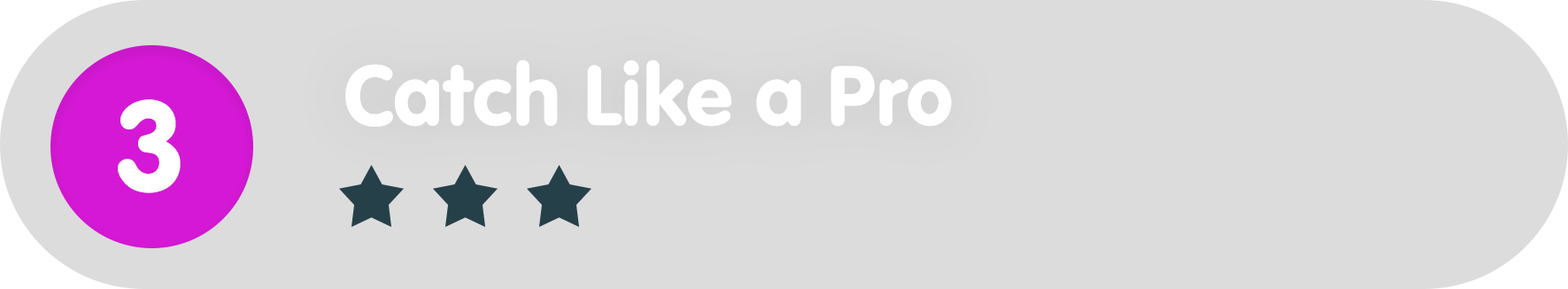
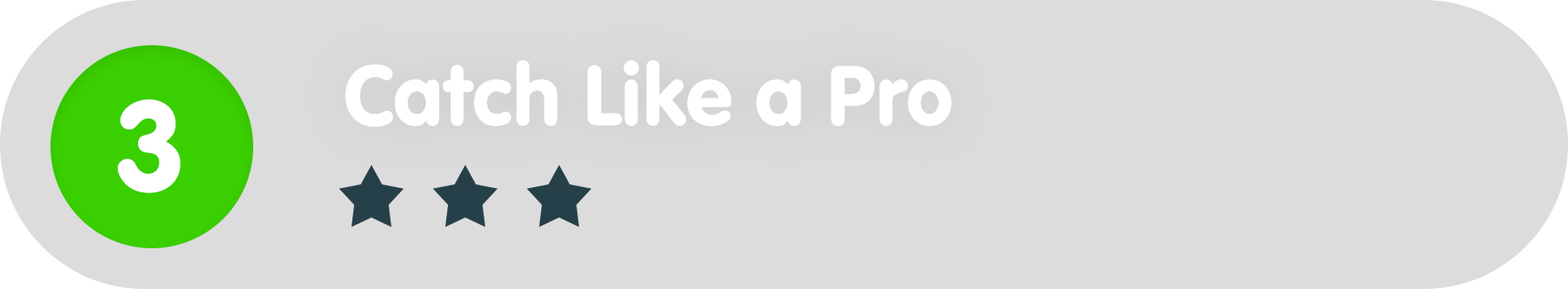
Layered file, before and after one edit (1568 x 289). Changes by layer:
painted on "Ellipse_green" over [50, 45, 254, 248]
